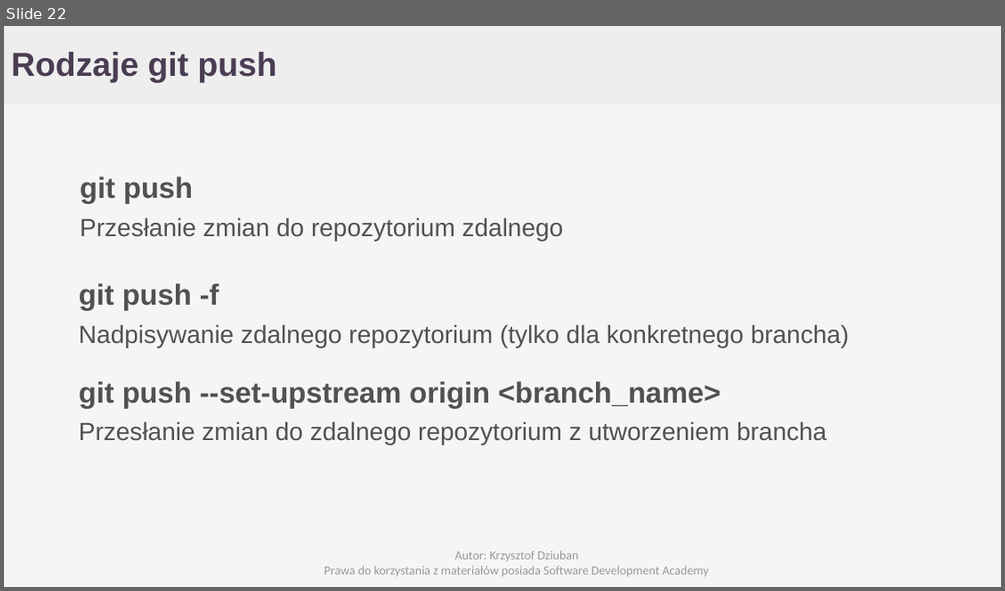
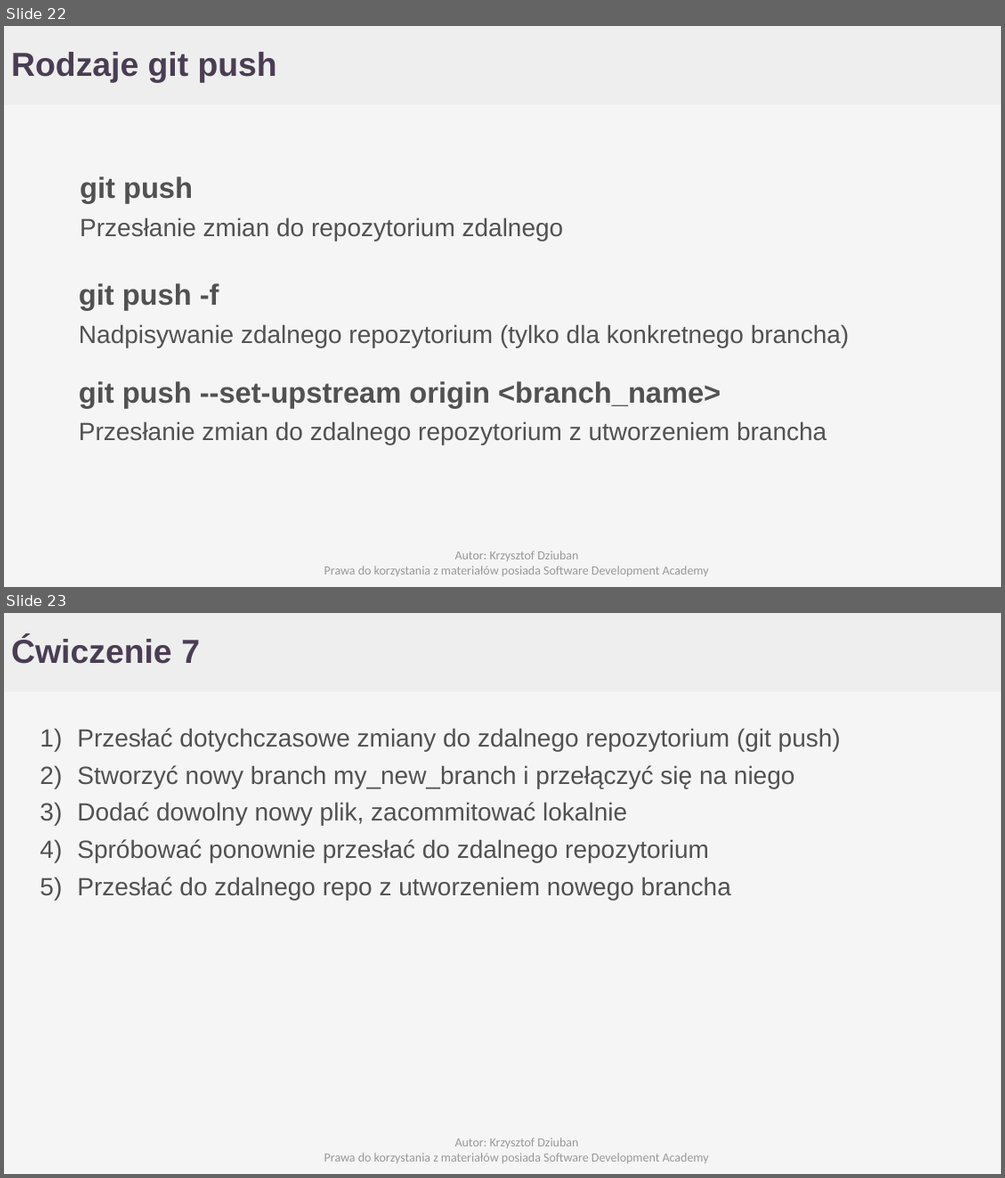
Before and after one commit to Cristopherus/Git_tutorial, a slide deck: GIT.pptx. Shown one above the other, each under a label of ours: slide 22 before the commit, slides 22 and 23 after it. The pictures are 1005x591 and 1005x1178 pixels, drawn with LibreOffice and Linux fonts; fonts in the diff are those of the drawing; background and template pictures are left out. Boxes give left, top, right and bottom in pixels: in the first picture for what was removed or moved away, otherwise in the second. Text is boxed around its words. In the diff, an @@ line names an element or a change of style, - is before the commit and + after.

```diff
--- a/GIT.pptx
+++ b/GIT.pptx
@@ slide 23 added at [4, 613, 1001, 1174], background #F5F5F5; not listed: 1 template element that a slide beside it also shows @@
@@ text added at [11, 637, 200, 664], 32 pt, text #4A3D53, bold @@
+Ćwiczenie 7
@@ text added at [77, 728, 841, 900], 24 pt, text #515151 @@
+1) Przesłać dotychczasowe zmiany do zdalnego repozytorium (git push)
+2) Stworzyć nowy branch my_new_branch i przełączyć się na niego
+3) Dodać dowolny nowy plik, zacommitować lokalnie
+4) Spróbować ponownie przesłać do zdalnego repozytorium
+5) Przesłać do zdalnego repo z utworzeniem nowego brancha
@@ text added at [324, 1137, 709, 1163], 12 pt, text #999999 @@
+Autor: Krzysztof Dziuban
+Prawa do korzystania z materiałów posiada Software Development Academy
```
Also in this commit, not shown: 5 other slides added.
